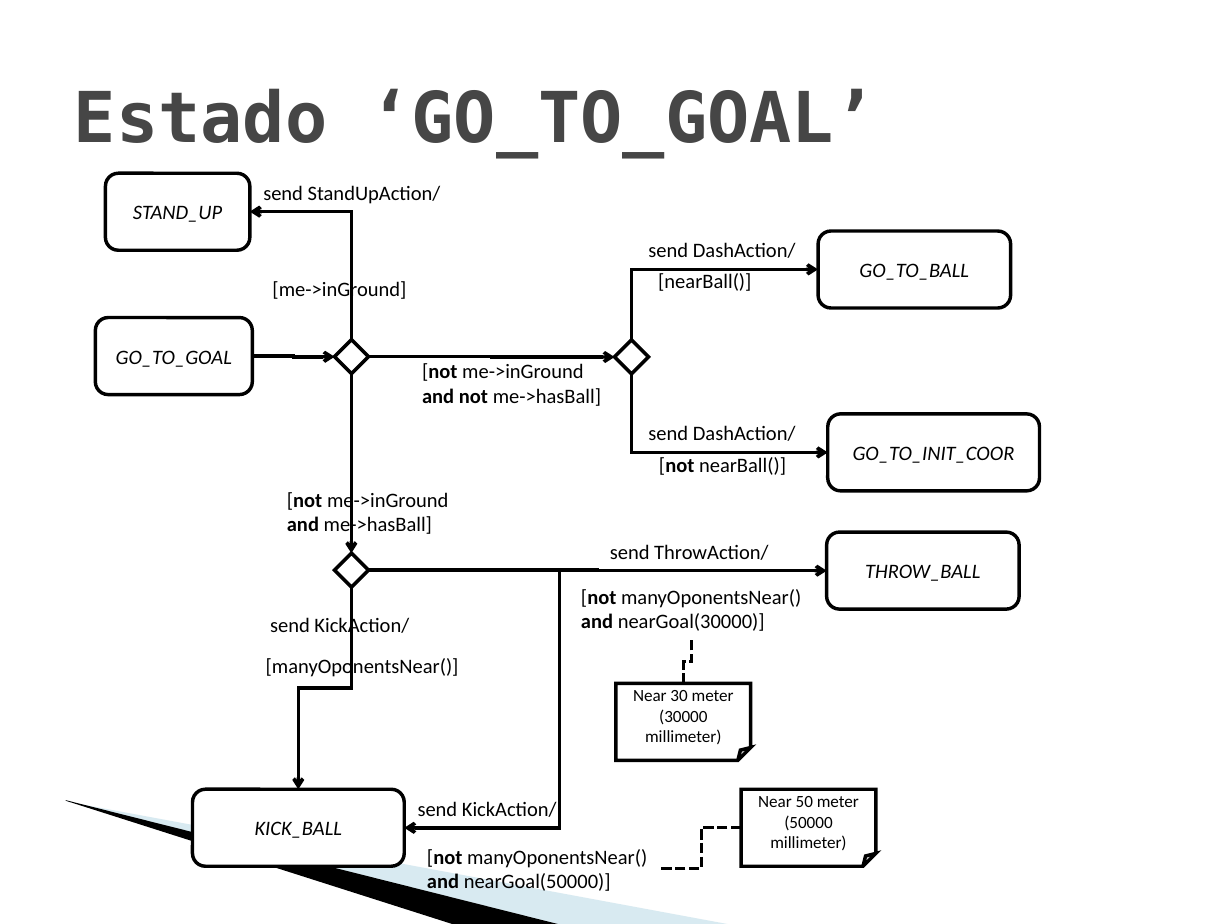
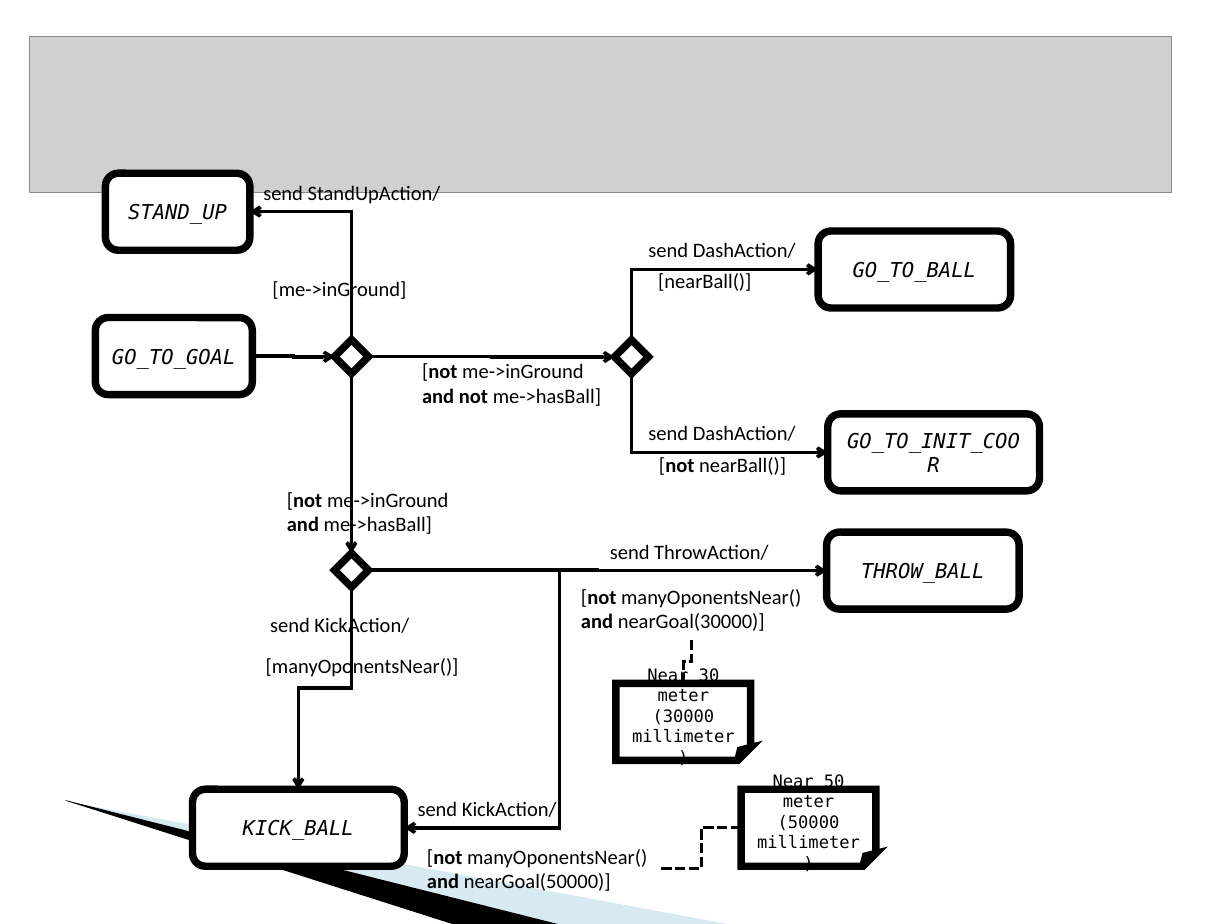
Before and after one commit to krishprince/rollerslam, a slide deck: slide 14 of docs/PresentationAgentes.ppt. Drawn at 1232x924 pixels with LibreOffice and Linux fonts; fonts in the diff are those of the drawing; grey boxes stand for pictures; background and template pictures are left out. Boxes give left, top, right and bottom in pixels: in the first picture for what was removed or moved away, otherwise in the second. Text is boxed around its words. In the diff, an @@ line names an element or a change of style, - is before the commit and + after.

```diff
--- a/docs/PresentationAgentes.ppt
+++ b/docs/PresentationAgentes.ppt
@@ picture added at [30, 36, 1172, 192] @@
@@ title removed at [74, 88, 876, 157] @@
-Estado ‘GO_TO_GOAL’
@@ outline #000000 2.01 pt to #000000 4.34 pt in 3 elements at [335, 340, 370, 375], [335, 553, 370, 588], [615, 340, 649, 375] @@
@@ font Calibri to DejaVu Sans Mono; outline #000000 2.01 pt to #000000 4.34 pt in 8 elements at [95, 318, 251, 395], [106, 174, 250, 250], [818, 232, 1010, 308], [828, 414, 1040, 490], [827, 532, 1019, 610], [192, 790, 404, 866], [742, 790, 876, 866], [616, 684, 750, 761] @@
```
Also in this commit, not shown: 11 other slides changed, 5 slides added, 2 slides removed.
